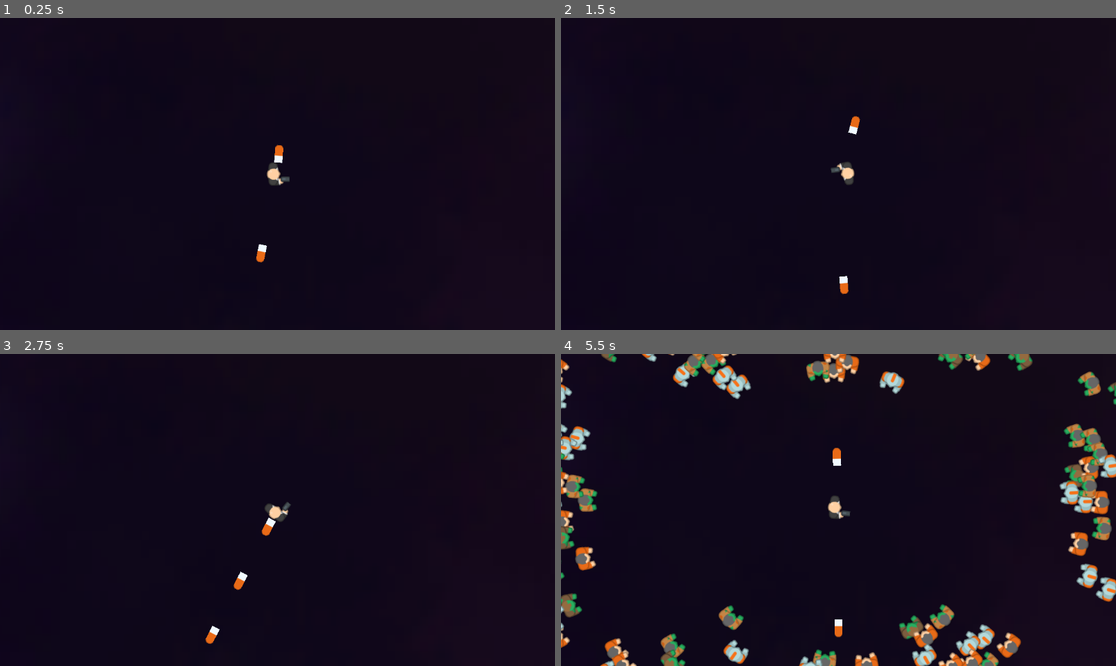
Above: before the commit, frames 1-4 (two rows, left to right).
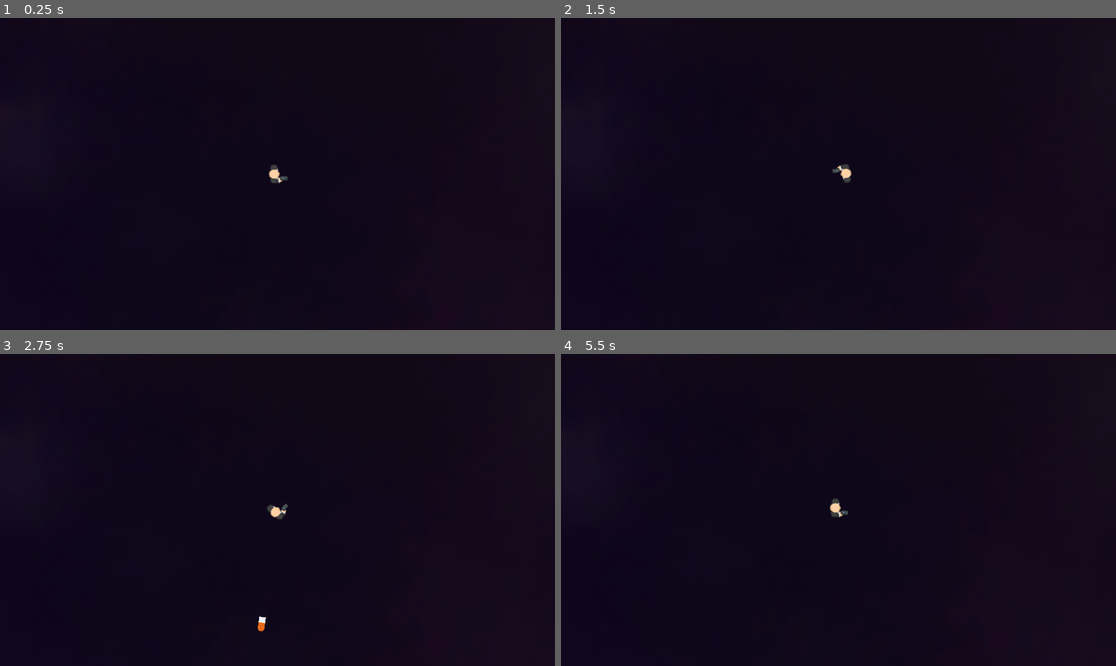
Above: after the commit, the same moments.

Repository: PrinceEvince/vampire-survivors-clone
Game: Godot game, scene res://scenes/root.tscn
Two runs of this game, one before a commit and one after it. Both use one fixed random seed, a clock stepped at 60 frames per second and the inputs below.
Inputs (mouse positions are in pixels of both pictures, inside the frame that each line leads up to):
- Up to frame 1 (0.25 s): no input
- Up to frame 2 (1.5 s): move the mouse to (960, 158) at 0.52 s; tap A (a) at 0.6 s; tap D (d) at 0.8, 1.35 s; move the mouse to (727, 189) at 1.27 s
- Up to frame 3 (2.75 s): tap S (s) at 1.55, 2.1 s; move the mouse to (333, 441) at 2.02 s; tap W (w) at 2.3 s
- Up to frame 4 (5.5 s): move the mouse to (810, 572) at 2.77 s; tap W (w) at 2.85, 5.3 s; tap A (a) at 3.05, 3.6 s; move the mouse to (1005, 556) at 3.52 s; tap D (d) at 3.8, 4.35 s; move the mouse to (672, 463) at 4.27 s; tap S (s) at 4.55, 5.1 s; move the mouse to (866, 510) at 5.02 s

The runs differ from the first frame. In frame 1, 0.3% of the frame differs, in the area x 46-53%, y 40-79%; in frame 2, 0.3%; in frame 3, 0.4%; in frame 4, 10%, in the area x 0-100%, y 0-100%.

Commit message:
added some sprites
- andrew's chef player sprites
- an ai generated tomato placeholder

Diff:
--- a/project.godot
+++ b/project.godot
@@ -18,6 +18,12 @@
 [autoload]
 
 GlobalData="*res://scripts/GlobalData.gd"
+
+[display]
+
+window/size/viewport_width=1920
+window/size/viewport_height=1080
+window/size/mode=2
 
 [input]
 
--- a/scenes/player.tscn
+++ b/scenes/player.tscn
@@ -14,7 +14,7 @@
 script = ExtResource("1_g2els")
 
 [node name="Camera2D" type="Camera2D" parent="."]
-zoom = Vector2(1.405, 1.405)
+zoom = Vector2(1.91, 1.91)
 position_smoothing_enabled = true
 
 [node name="Sprite2D" type="Sprite2D" parent="."]
--- a/scripts/game.gd
+++ b/scripts/game.gd
@@ -1,7 +1,7 @@
 extends Node2D
 var enemy_spawn_frequency = 0.01 # in seconds
 var spawn_timer = 0
-@export var enemy_scene: PackedScene = preload("res://scenes/enemy.tscn")
+var enemy_scene: PackedScene = preload("res://scenes/enemy.tscn")
 var max_enemies = 1200
 
 func _ready():
--- a/scripts/gun.gd
+++ b/scripts/gun.gd
@@ -3,8 +3,8 @@
 const BULLET = preload("res://scenes/bullet.tscn")
 
 const SFX_CONTROLLER = preload("res://scenes/sfx_controller.tscn")
-var firerate = 0.1
-var pierce = 100
+var firerate = 0.5
+var pierce = 7
 var damage = 30
 var cooldown_timer = 0
 var bullet_direction = Vector2.ZERO
Binary file added: assets/imgs/chef.png
Binary file added: assets/imgs/tomato_placeholder.png
